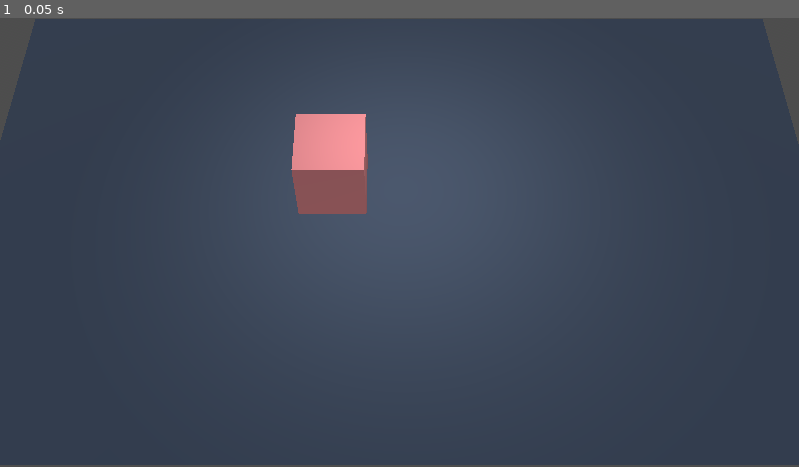
Above: before the commit, frame 1.
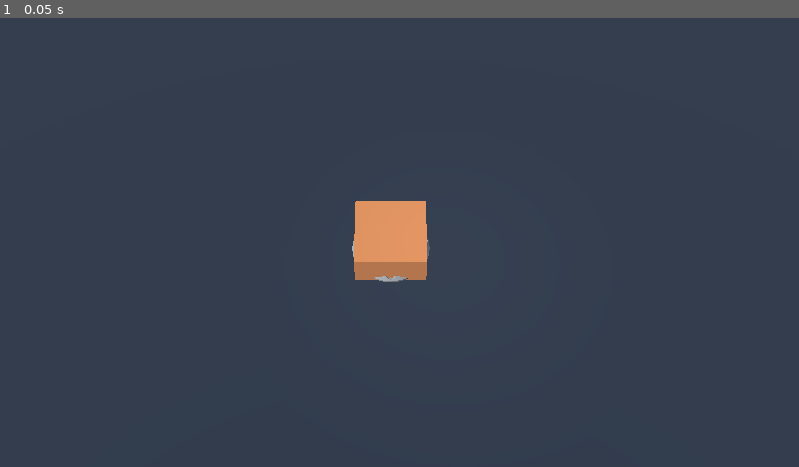
Above: after the commit, the same moment.

Repository: PranjalMaithani/flowchart-3d
Game: Godot game, scene res://Scenes/flowchart_scene.tscn
Same seed, same stepped clock (60 frames per second), same inputs: the game is played once before the commit and once after it.
Inputs:
- Up to frame 1 (0.05 s): no input

The runs differ from the first frame. In frame 1, 8.0% of the frame differs, in the area x 0-100%, y 0-100%.

Commit message:
container size

Diff:
--- a/Components/ContainerBox.tscn
+++ b/Components/ContainerBox.tscn
@@ -1,116 +1,125 @@
-[gd_scene load_steps=10 format=3 uid="uid://pwytv1htyylm"]
+[gd_scene load_steps=12 format=3 uid="uid://pwytv1htyylm"]
 
 [ext_resource type="Script" path="res://src/container/GrabPoint.gd" id="1_krqly"]
 [ext_resource type="Script" path="res://src/container/ResizePoint.gd" id="2_x382d"]
+[ext_resource type="Material" uid="uid://b4k4y5oskkgcg" path="res://Materials/container_default.tres" id="3_x2j8v"]
+[ext_resource type="ArrayMesh" uid="uid://c4g2r8grndjii" path="res://Models/cap.obj" id="4_6wwgc"]
 
-[sub_resource type="StandardMaterial3D" id="StandardMaterial3D_hsdtn"]
-albedo_color = Color(0.623529, 0.352941, 0.360784, 1)
+[sub_resource type="BoxMesh" id="BoxMesh_v2erc"]
+lightmap_size_hint = Vector2i(6, 10)
+size = Vector3(2, 1, 2)
 
 [sub_resource type="BoxShape3D" id="BoxShape3D_0xfu6"]
-size = Vector3(0.208945, 0.293828, 0.195364)
+size = Vector3(1.59811, 0.969367, 1.71745)
 
 [sub_resource type="BoxShape3D" id="BoxShape3D_a5pgj"]
-size = Vector3(0.0370743, 0.276866, 0.204643)
+size = Vector3(0.202562, 0.980643, 1.71255)
 
 [sub_resource type="BoxShape3D" id="BoxShape3D_kopxs"]
-size = Vector3(0.0370743, 0.271373, 0.204643)
+size = Vector3(0.202942, 0.949978, 1.70898)
 
 [sub_resource type="BoxShape3D" id="BoxShape3D_1dl05"]
-size = Vector3(0.212381, 0.281863, 0.0298232)
+size = Vector3(1.61394, 0.907756, 0.16383)
 
 [sub_resource type="BoxShape3D" id="BoxShape3D_dngh1"]
-size = Vector3(0.212381, 0.277468, 0.0298232)
+size = Vector3(1.61616, 0.946088, 0.165877)
 
 [sub_resource type="BoxShape3D" id="BoxShape3D_edm1x"]
-size = Vector3(0.0370743, 0.261653, 0.0335321)
+size = Vector3(0.258359, 0.954196, 0.236842)
 
 [node name="ContainerBox" type="Node3D"]
 
-[node name="ContainerMesh" type="CSGBox3D" parent="."]
-transform = Transform3D(1, 0, 0, 0, 1, 0, 0, 0, 1, -0.00637102, 0.00248063, -0.000931025)
-size = Vector3(0.256057, 0.273427, 0.257805)
-material = SubResource("StandardMaterial3D_hsdtn")
+[node name="ContainerMesh" type="MeshInstance3D" parent="."]
+unique_name_in_owner = true
+transform = Transform3D(1, 0, 0, 0, 1, 0, 0, 0, 1, -0.000441551, 0.487234, -0.00488234)
+material_override = ExtResource("3_x2j8v")
+mesh = SubResource("BoxMesh_v2erc")
 
 [node name="GrabPoint" type="Area3D" parent="."]
 transform = Transform3D(1, 0, 0, 0, 1, 0, 0, 0, 1, -0.00637102, 0.00248063, -0.000931025)
+input_capture_on_drag = true
 script = ExtResource("1_krqly")
 
 [node name="CollisionShape3D" type="CollisionShape3D" parent="GrabPoint"]
-transform = Transform3D(1, 0, 0, 0, 1, 0, 0, 0, 1, 0.00106658, 0.00055711, 0.000236511)
+transform = Transform3D(1, 0, 0, 0, 1, 0, 0, 0, 1, -0.00336669, 0.488947, -0.00419688)
 shape = SubResource("BoxShape3D_0xfu6")
 
 [node name="LeftResize" type="Area3D" parent="."]
-transform = Transform3D(1, 0, 0, 0, 1, 0, 0, 0, 1, -0.118451, 0, 0.0029639)
+transform = Transform3D(1, 0, 0, 0, 1, 0, 0, 0, 1, -0.906805, 0, 0.0029639)
 script = ExtResource("2_x382d")
 x = -1
 
 [node name="CollisionShape3D" type="CollisionShape3D" parent="LeftResize"]
-transform = Transform3D(1, 0, 0, 0, 1, 0, 0, 0, 1, 0, 0.00138961, 0)
+transform = Transform3D(1, 0, 0, 0, 1, 0, 0, 0, 1, 0.00718856, 0.492596, -0.00511438)
 shape = SubResource("BoxShape3D_a5pgj")
 
 [node name="RightResize" type="Area3D" parent="."]
-transform = Transform3D(1, 0, 0, 0, 1, 0, 0, 0, 1, 0.0994475, 0.000268817, -0.000199556)
+transform = Transform3D(1, 0, 0, 0, 1, 0, 0, 0, 1, 0.904393, 0.000268817, -0.000199556)
 script = ExtResource("2_x382d")
 x = 1
 
 [node name="CollisionShape3D" type="CollisionShape3D" parent="RightResize"]
-transform = Transform3D(1, 0, 0, 0, 1, 0, 0, 0, 1, 0, 0.00138961, 0)
+transform = Transform3D(1, 0, 0, 0, 1, 0, 0, 0, 1, -0.0102311, 0.480432, -0.00828975)
 shape = SubResource("BoxShape3D_kopxs")
 
 [node name="UpResize" type="Area3D" parent="."]
-transform = Transform3D(1, 0, 0, 0, 1, 0, 0, 0, 1, -0.00577813, 0.00109851, -0.120774)
+transform = Transform3D(1, 0, 0, 0, 1, 0, 0, 0, 1, -0.00577813, 0.00109851, -0.945215)
 script = ExtResource("2_x382d")
 z = 1
 
 [node name="CollisionShape3D" type="CollisionShape3D" parent="UpResize"]
-transform = Transform3D(1, 0, 0, 0, 1, 0, 0, 0, 1, 0, 0.00138961, 0)
+transform = Transform3D(1, 0, 0, 0, 1, 0, 0, 0, 1, 0, 0.507521, 0.0305427)
 shape = SubResource("BoxShape3D_1dl05")
 
 [node name="DownResize" type="Area3D" parent="."]
-transform = Transform3D(1, 0, 0, 0, 1, 0, 0, 0, 1, 0.00021857, 0, 0.12131)
+transform = Transform3D(1, 0, 0, 0, 1, 0, 0, 0, 1, 0.00021857, 0, 0.947038)
 script = ExtResource("2_x382d")
 z = -1
 
 [node name="CollisionShape3D" type="CollisionShape3D" parent="DownResize"]
-transform = Transform3D(1, 0, 0, 0, 1, 0, 0, 0, 1, 0, 0.00138961, 0)
+transform = Transform3D(1, 0, 0, 0, 1, 0, 0, 0, 1, 0, 0.489453, -0.0128077)
 shape = SubResource("BoxShape3D_dngh1")
 
 [node name="UpLeftResize" type="Area3D" parent="."]
-transform = Transform3D(1, 0, 0, 0, 1, 0, 0, 0, 1, -0.123418, 0.00517057, -0.115158)
+transform = Transform3D(1, 0, 0, 0, 1, 0, 0, 0, 1, -0.84298, 0.00517057, -0.886555)
 script = ExtResource("2_x382d")
 x = -1
 z = 1
 
 [node name="CollisionShape3D" type="CollisionShape3D" parent="UpLeftResize"]
-transform = Transform3D(1, 0, 0, 0, 1, 0, 0, 0, 1, 0, 0.00138961, 0)
+transform = Transform3D(1, 0, 0, 0, 1, 0, 0, 0, 1, -0.0237929, 0.489864, 0.00592208)
 shape = SubResource("BoxShape3D_edm1x")
 
 [node name="UpRightResize" type="Area3D" parent="."]
-transform = Transform3D(1, 0, 0, 0, 1, 0, 0, 0, 1, 0.115514, 0.0100384, -0.117067)
+transform = Transform3D(1, 0, 0, 0, 1, 0, 0, 0, 1, 0.860327, 0.0100384, -0.896537)
 script = ExtResource("2_x382d")
 x = 1
 z = 1
 
 [node name="CollisionShape3D" type="CollisionShape3D" parent="UpRightResize"]
-transform = Transform3D(1, 0, 0, 0, 1, 0, 0, 0, 1, 0, 0.00138961, 0)
+transform = Transform3D(1, 0, 0, 0, 1, 0, 0, 0, 1, 0.0144372, 0.477506, 0.0130836)
 shape = SubResource("BoxShape3D_edm1x")
 
 [node name="DownLeftResize" type="Area3D" parent="."]
-transform = Transform3D(1, 0, 0, 0, 1, 0, 0, 0, 1, -0.120461, 0.00725649, 0.11797)
+transform = Transform3D(1, 0, 0, 0, 1, 0, 0, 0, 1, -0.870793, 0.00725649, 0.912746)
 script = ExtResource("2_x382d")
 x = -1
 z = -1
 
 [node name="CollisionShape3D" type="CollisionShape3D" parent="DownLeftResize"]
-transform = Transform3D(1, 0, 0, 0, 1, 0, 0, 0, 1, 0, 0.00138961, 0)
+transform = Transform3D(1, 0, 0, 0, 1, 0, 0, 0, 1, -0.00321722, 0.500453, -0.0165017)
 shape = SubResource("BoxShape3D_edm1x")
 
 [node name="DownRightResize" type="Area3D" parent="."]
-transform = Transform3D(1, 0, 0, 0, 1, 0, 0, 0, 1, 0.105544, 0.00568049, 0.122343)
+transform = Transform3D(1, 0, 0, 0, 1, 0, 0, 0, 1, 0.87384, 0.00568049, 0.901897)
 script = ExtResource("2_x382d")
 x = 1
 z = -1
 
 [node name="CollisionShape3D" type="CollisionShape3D" parent="DownRightResize"]
-transform = Transform3D(1, 0, 0, 0, 1, 0, 0, 0, 1, 0, 0.00138961, 0)
+transform = Transform3D(1, 0, 0, 0, 1, 0, 0, 0, 1, -0.00560999, 0.472912, -0.00586492)
 shape = SubResource("BoxShape3D_edm1x")
+
+[node name="Cap" type="MeshInstance3D" parent="."]
+transform = Transform3D(0.028, 0, 0, 0, 0.028, 0, 0, 0, 0.028, -0.00866878, 0, -0.000647932)
+mesh = ExtResource("4_6wwgc")
--- /dev/null
+++ b/Materials/container_default.tres
@@ -0,0 +1,5 @@
+[gd_resource type="StandardMaterial3D" format=3 uid="uid://b4k4y5oskkgcg"]
+
+[resource]
+transparency = 1
+albedo_color = Color(0.823529, 0.521569, 0.313726, 1)
--- a/Scenes/flowchart_scene.tscn
+++ b/Scenes/flowchart_scene.tscn
@@ -19,9 +19,10 @@
 
 [sub_resource type="PlaneMesh" id="PlaneMesh_yinng"]
 material = ExtResource("1_jwrac")
+size = Vector2(100, 100)
 
 [sub_resource type="BoxShape3D" id="BoxShape3D_beqyu"]
-size = Vector3(1.96551, 0.00944167, 1.97355)
+size = Vector3(100, 0.00944167, 100)
 
 [node name="flowchart_scene" type="Node3D"]
 
@@ -29,7 +30,7 @@
 environment = SubResource("Environment_ldxxl")
 
 [node name="Floor" type="MeshInstance3D" parent="."]
-transform = Transform3D(1.58357, 0, 0, 0, 1, 0, 0, 0, 1, -0.00216722, 0, -0.0163759)
+transform = Transform3D(1.58357, 0, 0, 0, 1, 0, 0, 0, 1, -0.00216675, 0, 9.98363)
 mesh = SubResource("PlaneMesh_yinng")
 
 [node name="StaticBody3D" type="StaticBody3D" parent="Floor"]
@@ -39,7 +40,7 @@
 shape = SubResource("BoxShape3D_beqyu")
 
 [node name="Camera3D" type="Camera3D" parent="."]
-transform = Transform3D(1, 0, 0, 0, 0.532699, 0.846305, 0, -0.846305, 0.532699, 0, 2.92865, 1.98016)
+transform = Transform3D(1, 0, 0, 0, 0.532699, 0.846305, 0, -0.846305, 0.532699, 0, 22.9286, 13.9802)
 fov = 27.0
 
 [node name="DirectionalLight3D" type="DirectionalLight3D" parent="."]
@@ -54,7 +55,7 @@
 camera = NodePath("../Camera3D")
 
 [node name="SpotLight3D" type="SpotLight3D" parent="."]
-transform = Transform3D(0.999256, -0.00848124, -0.0376174, 0.0369439, -0.0690301, 0.99693, -0.0110519, -0.997579, -0.0686655, -0.0175178, 1.09849, -0.131702)
+transform = Transform3D(0.999256, -0.00848121, -0.0376174, 0.0369439, -0.0690301, 0.99693, -0.0110519, -0.997579, -0.0686654, 0.982482, 9.09849, -0.131702)
 light_energy = 1.495
-spot_range = 2.40393
-spot_angle = 50.625
+spot_range = 15.0
+spot_angle = 32.3512
--- a/src/container/GrabPoint.gd
+++ b/src/container/GrabPoint.gd
@@ -6,6 +6,7 @@
 
 func _ready():
     container = get_parent_node_3d()
+    #TODO: remove dependency from flowchart_scene node
     var app_manager = get_node("/root/flowchart_scene/AppManager") as AppManager
     camera = app_manager.camera
 
--- a/src/container/ResizePoint.gd
+++ b/src/container/ResizePoint.gd
@@ -1,12 +1,32 @@
 extends Area3D
 
 var drag_and_drop = preload('../ui/drag_and_drop.gd').new({"area": self})
+@onready var container_mesh: MeshInstance3D = %ContainerMesh
+var initial_size: Vector3
+var initial_position: Vector3
+var camera
+var mdt # mesh data tool
 
 @export var x: int
 @export var z: int
 
+func _ready():
+    #TODO: remove dependency from flowchart_scene node
+    var app_manager = get_node("/root/flowchart_scene/AppManager") as AppManager
+    camera = app_manager.camera
+    mdt = MeshDataTool.new()
+    var mesh := container_mesh.mesh
+    var array_mesh = ArrayMesh.new()
+    mdt.create_from_surface(mesh, 1)
+    print(mdt.get_vertex_count())
+    # initial_size = (container_mesh.mesh as BoxMesh).size
+    # initial_position = position
+
 func handle_drag():
-    pass
+    var viewport_mouse_position = get_viewport().get_mouse_position()
+    var space_state = get_world_3d().direct_space_state
+    var mouse_position = UIHelpers.get_world_space_from_mouse(space_state, viewport_mouse_position, camera)
 
 func _process(_delta):
-    pass
+    if(drag_and_drop.is_dragging):
+        handle_drag()
Not shown, added: Models/cap.mtl
Not shown, added: Models/cap.obj
Not shown, added: Models/cap.obj.import
